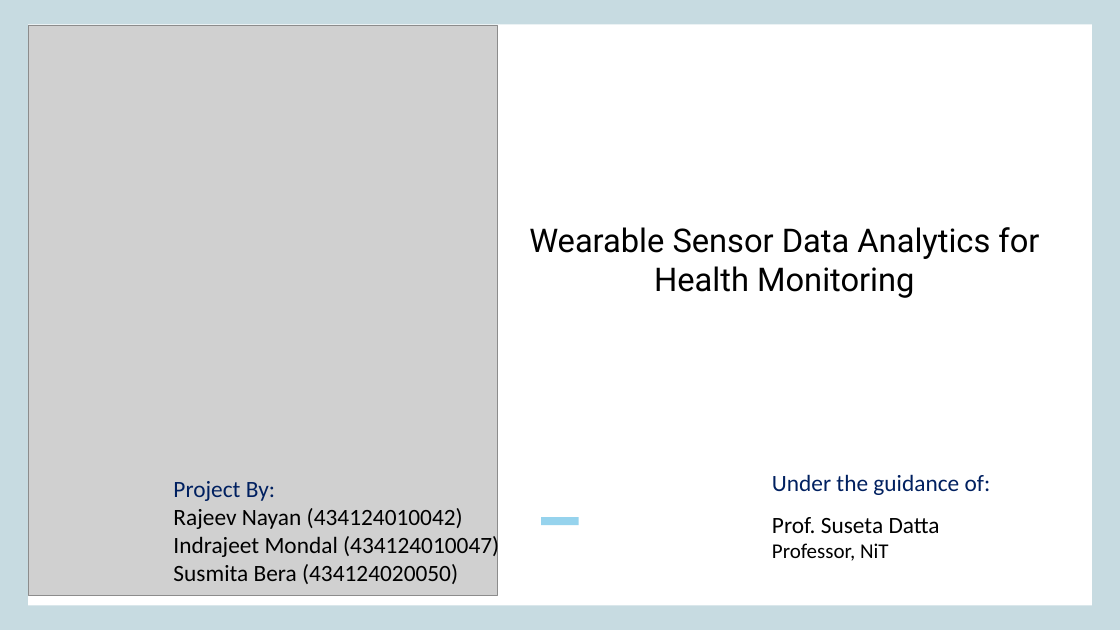
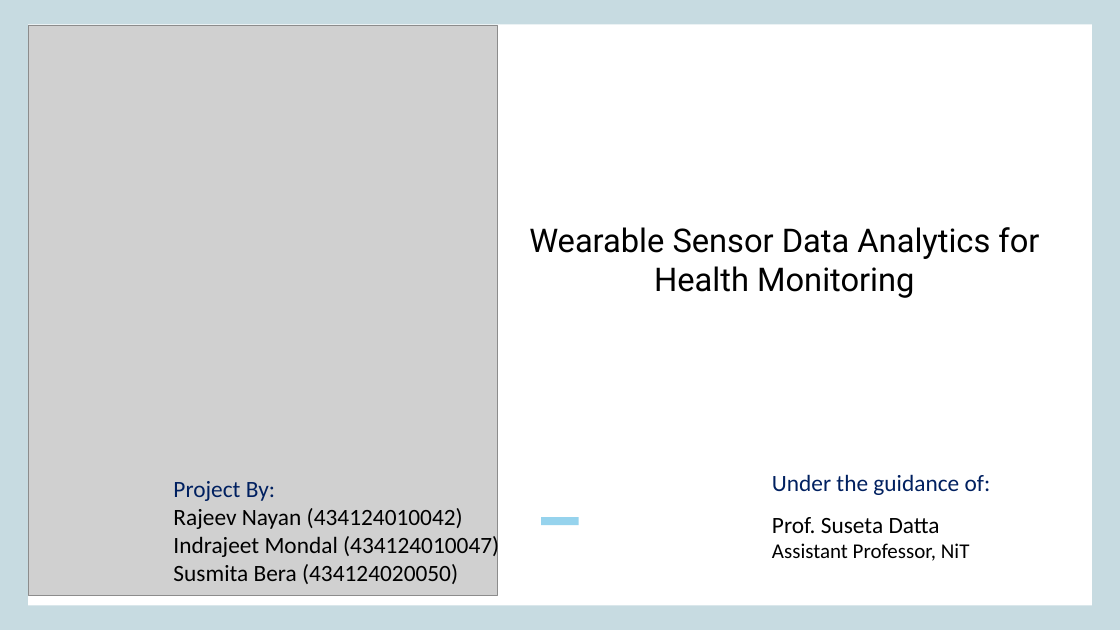
Before and after one commit to UnrivalledHitman/Wearable-Sensor-Data-Analytics, a slide deck: slide 1 of Related Work/Our Work/Research PPT.pptx. Drawn at 1120x630 pixels with LibreOffice and Linux fonts; fonts in the diff are those of the drawing; grey boxes stand for pictures. Boxes give left, top, right and bottom in pixels: in the first picture for what was removed or moved away, otherwise in the second. Text is boxed around its words. In the diff, an @@ line names an element or a change of style, - is before the commit and + after.

Commit message:
Update PPT

```diff
--- a/Related Work/Our Work/Research PPT.pptx
+++ b/Related Work/Our Work/Research PPT.pptx
@@ text at box(772, 543, 970, 561): text changed @@
-Professor, NiT
+Assistant Professor, NiT
```
